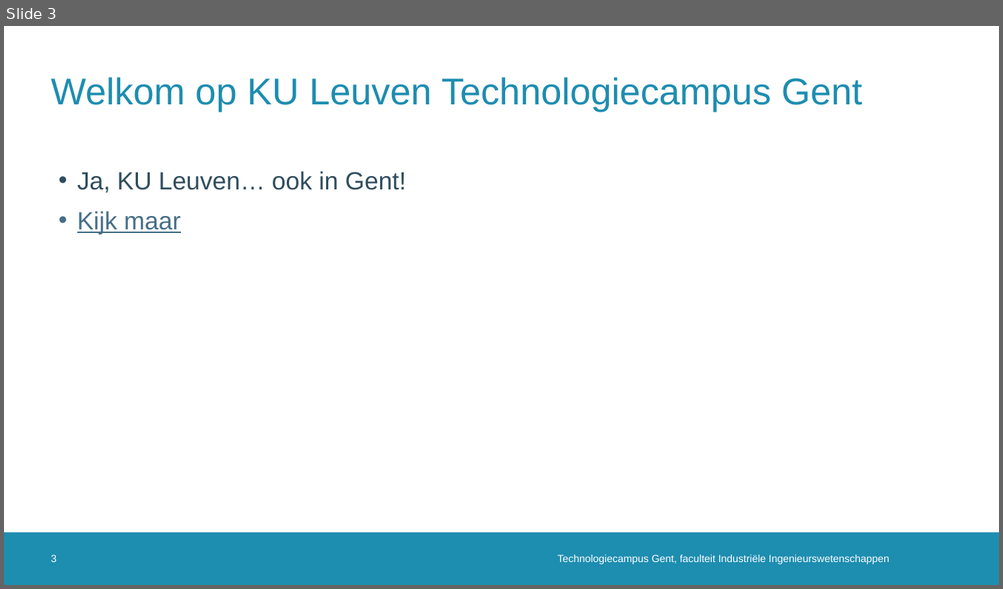
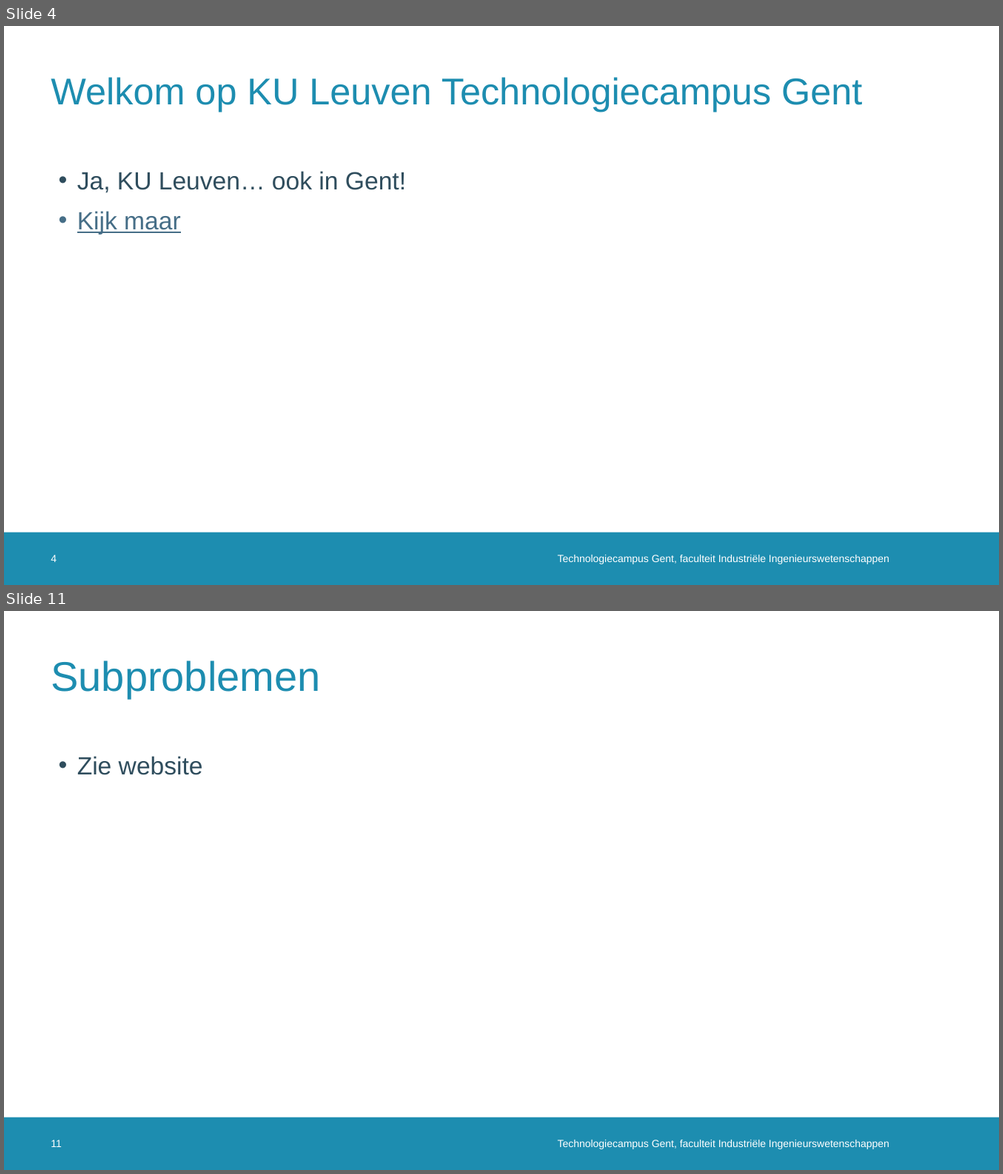
Before and after one commit to dramco-iwast/handleiding-voor-leerkrachten, a slide deck: assets/files/IWAST-bijscholingsmoment.pptx. Shown one above the other, each under a label of ours: slide 3 before the commit, slides 4 and 11 after it; the slides between them are not shown. The pictures are 1003x589 and 1003x1174 pixels, drawn with LibreOffice and Linux fonts; fonts in the diff are those of the drawing; background and template pictures are left out. Boxes give left, top, right and bottom in pixels: in the first picture for what was removed or moved away, otherwise in the second. Text is boxed around its words. In the diff, an @@ line names an element or a change of style, - is before the commit and + after.

```diff
--- a/assets/files/IWAST-bijscholingsmoment.pptx
+++ b/assets/files/IWAST-bijscholingsmoment.pptx
@@ slide 11 added at (4,611,999,1170), background #FFFFFF; not listed: 1 template element that a slide beside it also shows @@
@@ title added at (51,661,320,698), 40 pt, text #1D8DB0 @@
+Subproblemen
@@ text added at (77,756,203,775), 24 pt, text #2F4D5D @@
+• Zie website
@@ page number added at (51,1140,61,1147), 10 pt, text #FFFFFF @@
+11
@@ text added at (558,1140,889,1150), 10 pt, text #FFFFFF @@
+Technologiecampus Gent, faculteit Industriële Ingenieurswetenschappen
@@ what was slide 3 is now slide 4 @@
@@ page number at (51,555,57,562): text changed @@
-3
+4
```
Also in this commit, not shown: 3 slides changed, 16 other slides added, 6 other files.
